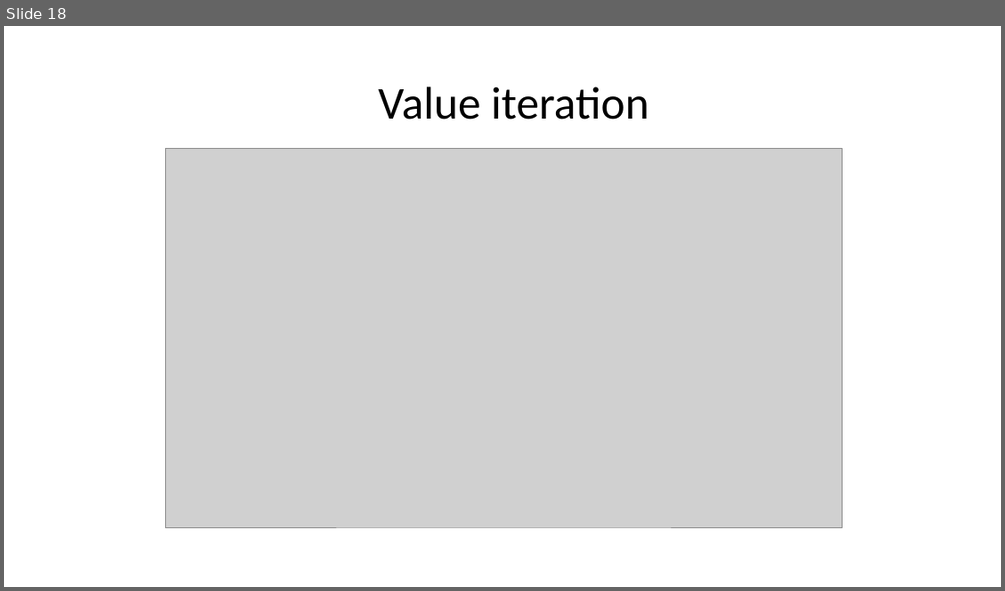
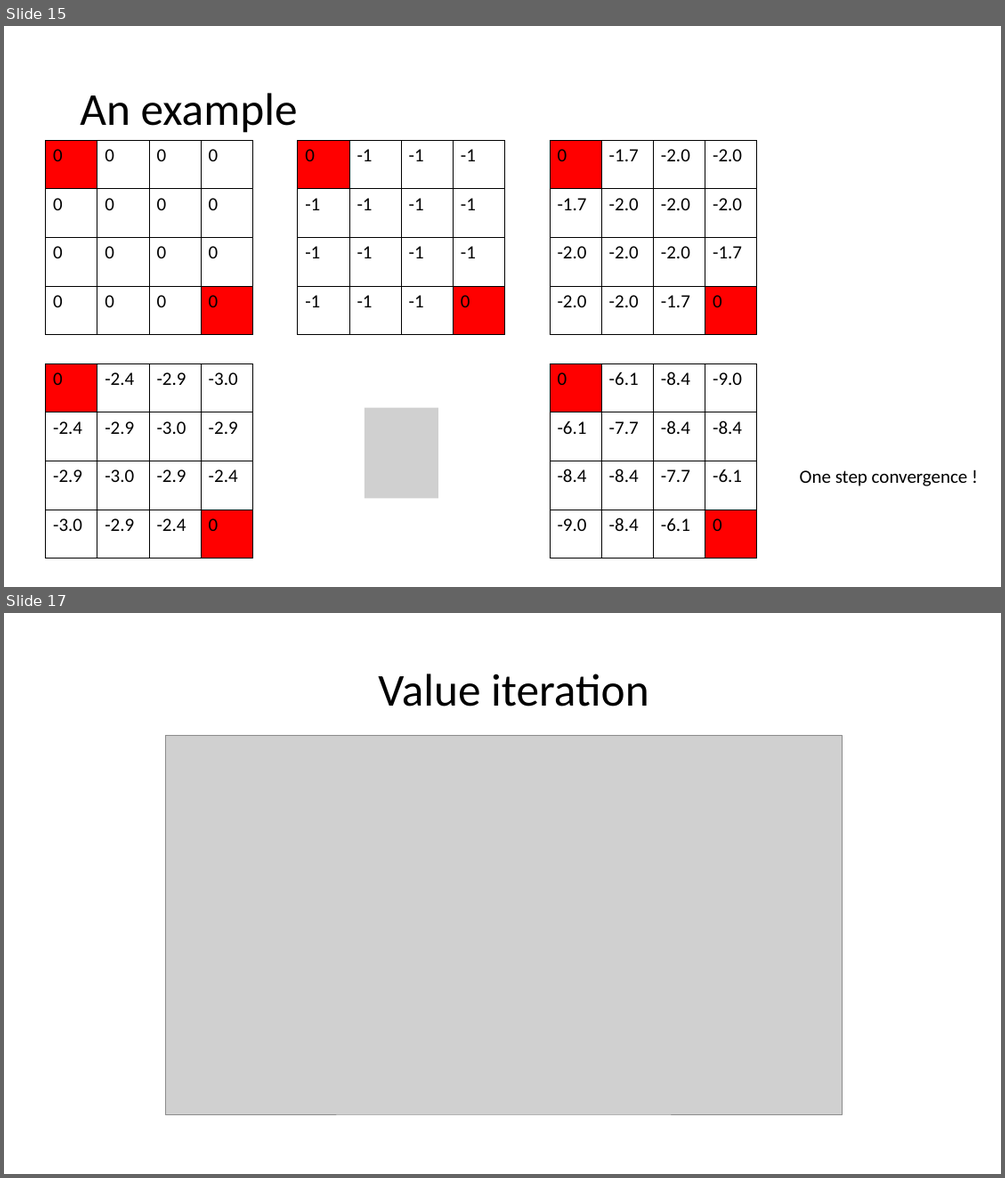
Before and after one commit to xfdywy/RL, a slide deck: FirstSeminar/firstseminar.pptx. Shown one above the other, each under a label of ours: slide 18 before the commit, slides 15 and 17 after it; the slides between them are not shown. The pictures are 1005x591 and 1005x1178 pixels, drawn with LibreOffice and Linux fonts; fonts in the diff are those of the drawing; grey boxes stand for pictures. Boxes give left, top, right and bottom in pixels: in the first picture for what was removed or moved away, otherwise in the second. Text is boxed around its words. In the diff, an @@ line names an element or a change of style, - is before the commit and + after.

```diff
--- a/FirstSeminar/firstseminar.pptx
+++ b/FirstSeminar/firstseminar.pptx
@@ slide 15 added at <box>4,26,1001,587</box>, background #FFFFFF @@
@@ title added at <box>80,93,298,133</box>, 44 pt, text #000000 @@
+An example
@@ table added at <box>46,141,252,335</box>, 4 rows, 4 columns @@
+0 | 0 | 0 | 0
+0 | 0 | 0 | 0
+0 | 0 | 0 | 0
+0 | 0 | 0 | 0
@@ table added at <box>298,141,504,335</box>, 4 rows, 4 columns @@
+0 | -1 | -1 | -1
+-1 | -1 | -1 | -1
+-1 | -1 | -1 | -1
+-1 | -1 | -1 | 0
@@ table added at <box>550,141,756,335</box>, 4 rows, 4 columns @@
+0 | -1.7 | -2.0 | -2.0
+-1.7 | -2.0 | -2.0 | -2.0
+-2.0 | -2.0 | -2.0 | -1.7
+-2.0 | -2.0 | -1.7 | 0
@@ table added at <box>46,363,252,557</box>, 4 rows, 4 columns @@
+0 | -2.4 | -2.9 | -3.0
+-2.4 | -2.9 | -3.0 | -2.9
+-2.9 | -3.0 | -2.9 | -2.4
+-3.0 | -2.9 | -2.4 | 0
@@ table added at <box>550,363,756,557</box>, 4 rows, 4 columns @@
+0 | -6.1 | -8.4 | -9.0
+-6.1 | -7.7 | -8.4 | -8.4
+-8.4 | -8.4 | -7.7 | -6.1
+-9.0 | -8.4 | -6.1 | 0
@@ picture added at <box>364,408,438,498</box> @@
@@ text added at <box>800,470,968,486</box>, 18 pt, text #000000 @@
+One step convergence !
@@ what was slide 18 is now slide 17 @@
```
Also in this commit, not shown: 13 slides changed, 8 other slides added, 3 slides removed, 1 other file.
